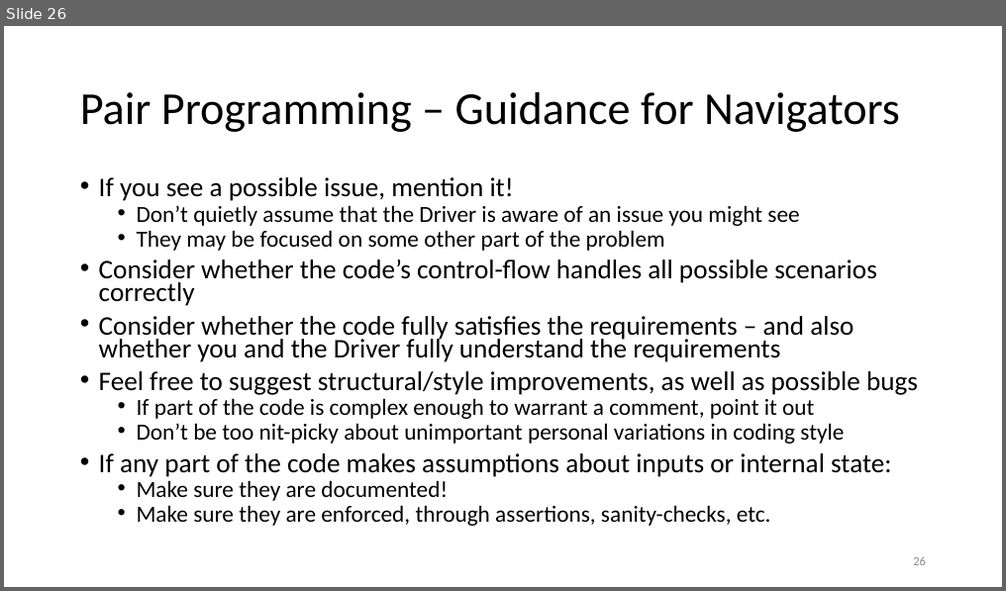
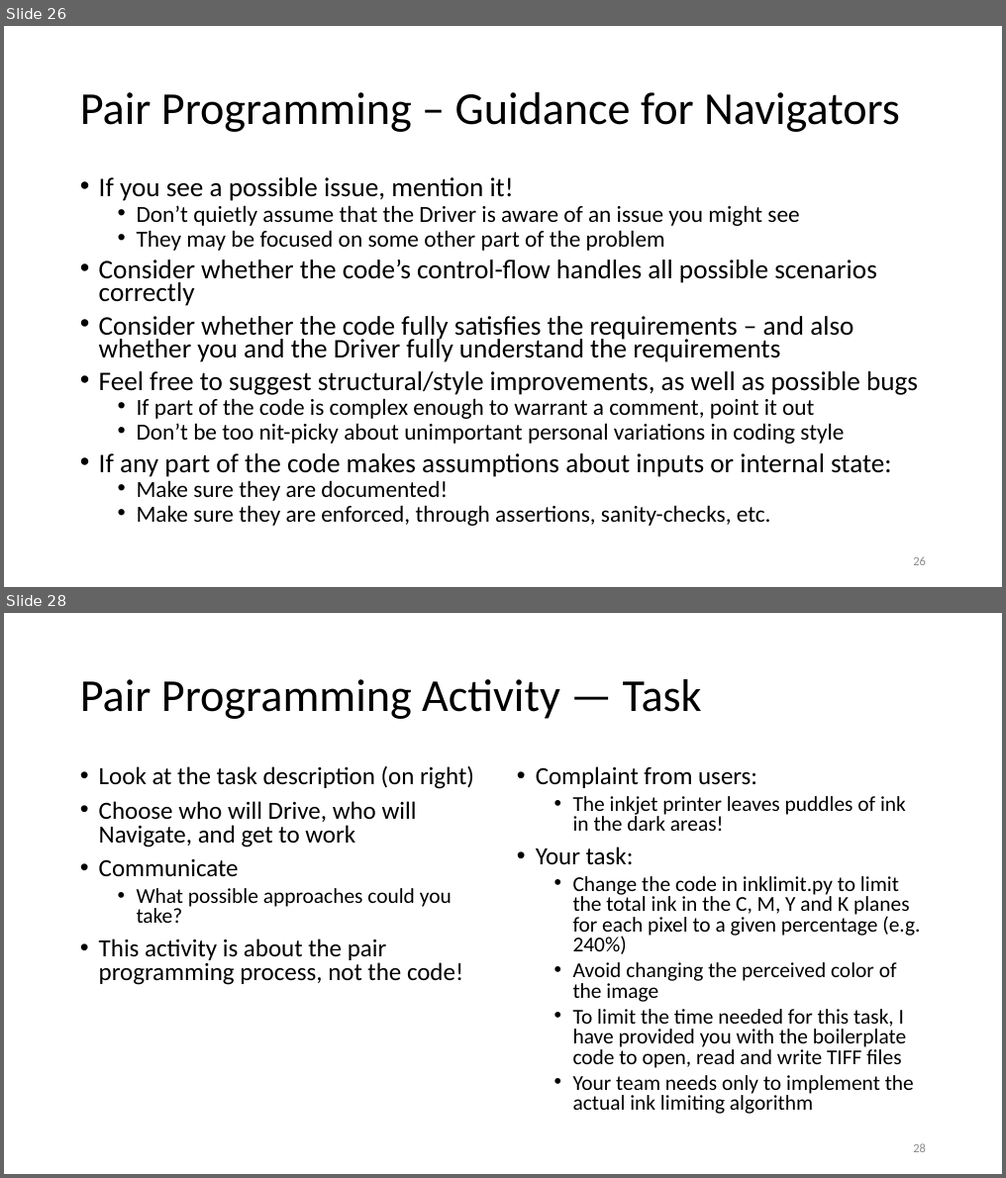
Before and after one commit to birajnp/Code-Review, a slide deck: presentations/CollaborativeConstruction.pptx. Shown one above the other, each under a label of ours: slide 26 before the commit, slides 26 and 28 after it; the slides between them are not shown. The pictures are 1006x591 and 1006x1178 pixels, drawn with LibreOffice and Linux fonts; fonts in the diff are those of the drawing. Boxes give left, top, right and bottom in pixels: in the first picture for what was removed or moved away, otherwise in the second. Text is boxed around its words. In the diff, an @@ line names an element or a change of style, - is before the commit and + after.

```diff
--- a/presentations/CollaborativeConstruction.pptx
+++ b/presentations/CollaborativeConstruction.pptx
@@ slide 28 added at (4, 613, 1002, 1174), background #FFFFFF @@
@@ title added at (80, 679, 702, 719), 44 pt, text #000000 @@
+Pair Programming Activity — Task
@@ text added at (99, 766, 474, 985), 23.8 pt, text #000000 @@
+• Look at the task description (on right)
+• Choose who will Drive, who will Navigate, and get to work
+• Communicate
+  • What possible approaches could you take?
+• This activity is about the pair programming process, not the code!
@@ text added at (536, 766, 920, 1114), 20.4 pt, text #000000 @@
+• Complaint from users:
+  • The inkjet printer leaves puddles of ink in the dark areas!
+• Your task:
+  • Change the code in inklimit.py to limit the total ink in the C, M, Y and K planes for each pixel to a given percentage (e.g. 240%)
+  • Avoid changing the perceived color of the image
+  • To limit the time needed for this task, I have provided you with the boilerplate code to open, read and write TIFF files
+  • Your team needs only to implement the actual ink limiting algorithm
@@ page number added at (913, 1144, 926, 1153), 12 pt, text #8C8C8C @@
+28
```
Also in this commit, not shown: 9 slides changed, 3 other slides added, 1 slide removed.
